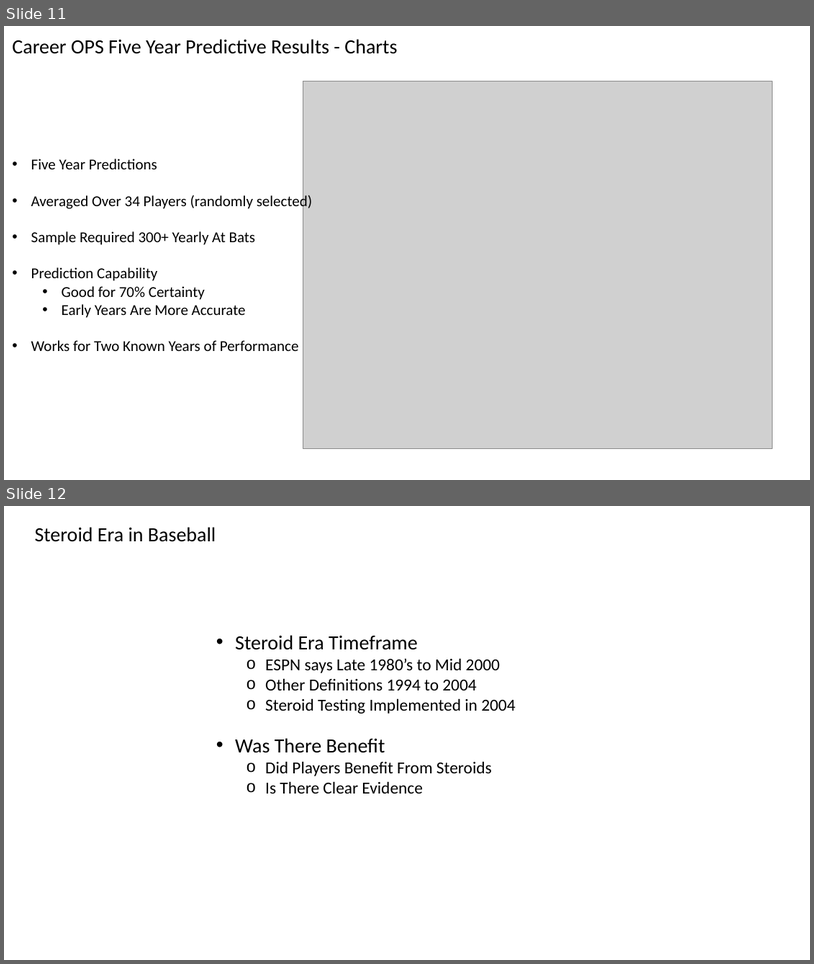
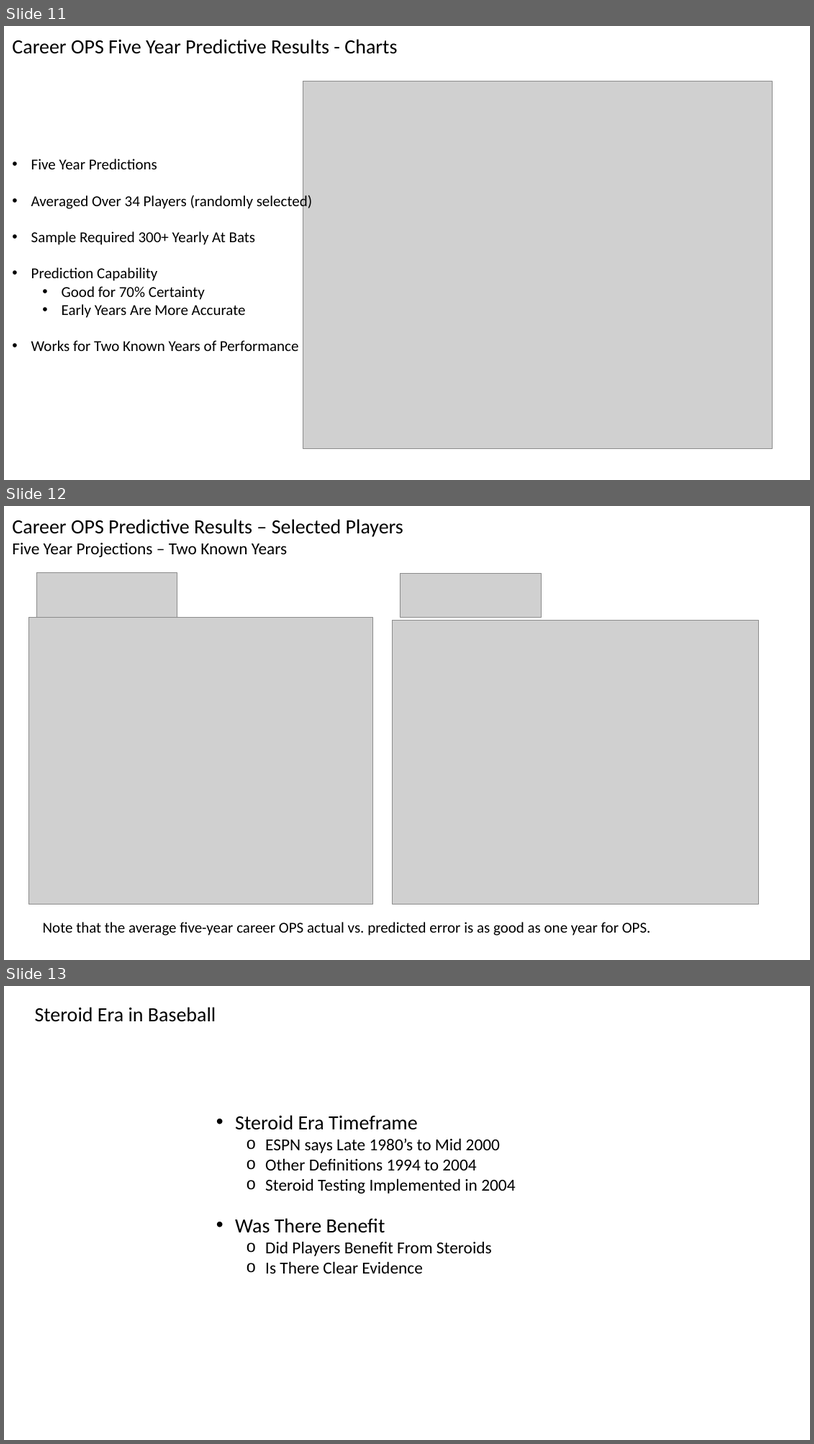
Before and after one commit to paulscheibal/SBDataScienceCert, a slide deck: CapstoneP1/ReportOuts/BaseballPerformanceAnalysisandResults.pptx. Shown one above the other, each under a label of ours: slides 11 and 12 before the commit, slides 11, 12 and 13 after it. The pictures are 814x964 and 814x1444 pixels, drawn with LibreOffice and Linux fonts; fonts in the diff are those of the drawing; grey boxes stand for pictures. Boxes give left, top, right and bottom in pixels: in the first picture for what was removed or moved away, otherwise in the second. Text is boxed around its words. In the diff, an @@ line names an element or a change of style, - is before the commit and + after.

```diff
--- a/CapstoneP1/ReportOuts/BaseballPerformanceAnalysisandResults.pptx
+++ b/CapstoneP1/ReportOuts/BaseballPerformanceAnalysisandResults.pptx
@@ slide 12 added at [4, 506, 810, 960], background #FFFFFF @@
@@ text added at [12, 519, 404, 557], 24 pt, text #000000 @@
+Career OPS Predictive Results – Selected Players
+Five Year Projections – Two Known Years
@@ picture added at [36, 572, 177, 618] @@
@@ picture added at [400, 574, 541, 618] @@
@@ picture added at [28, 618, 373, 904] @@
@@ picture added at [392, 620, 759, 904] @@
@@ text added at [43, 921, 651, 935], 18 pt, text #000000 @@
+Note that the average five-year career OPS actual vs. predicted error is as good as one year for OPS.
@@ what was slide 12 is now slide 13 @@
```
Also in this commit, not shown: 1 other file.
